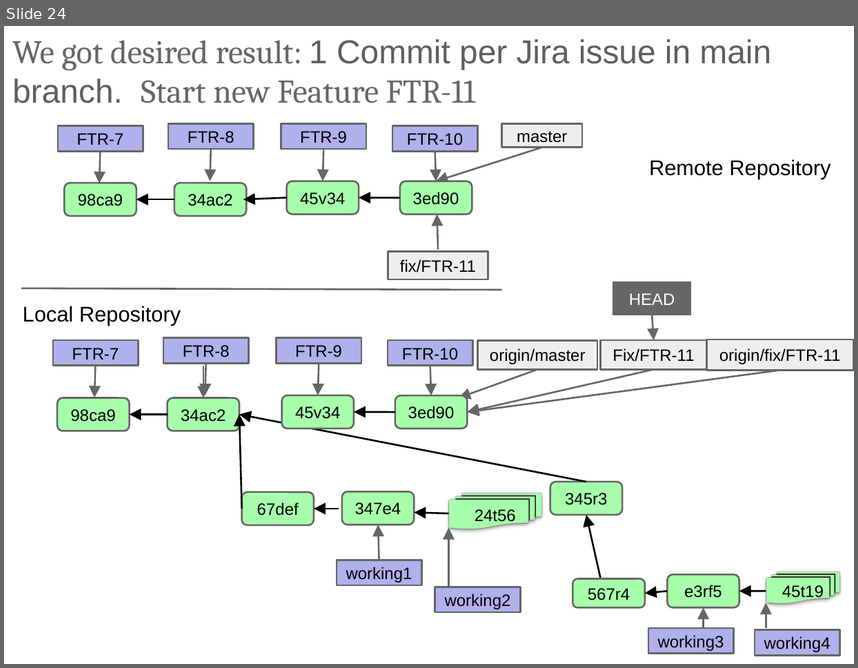
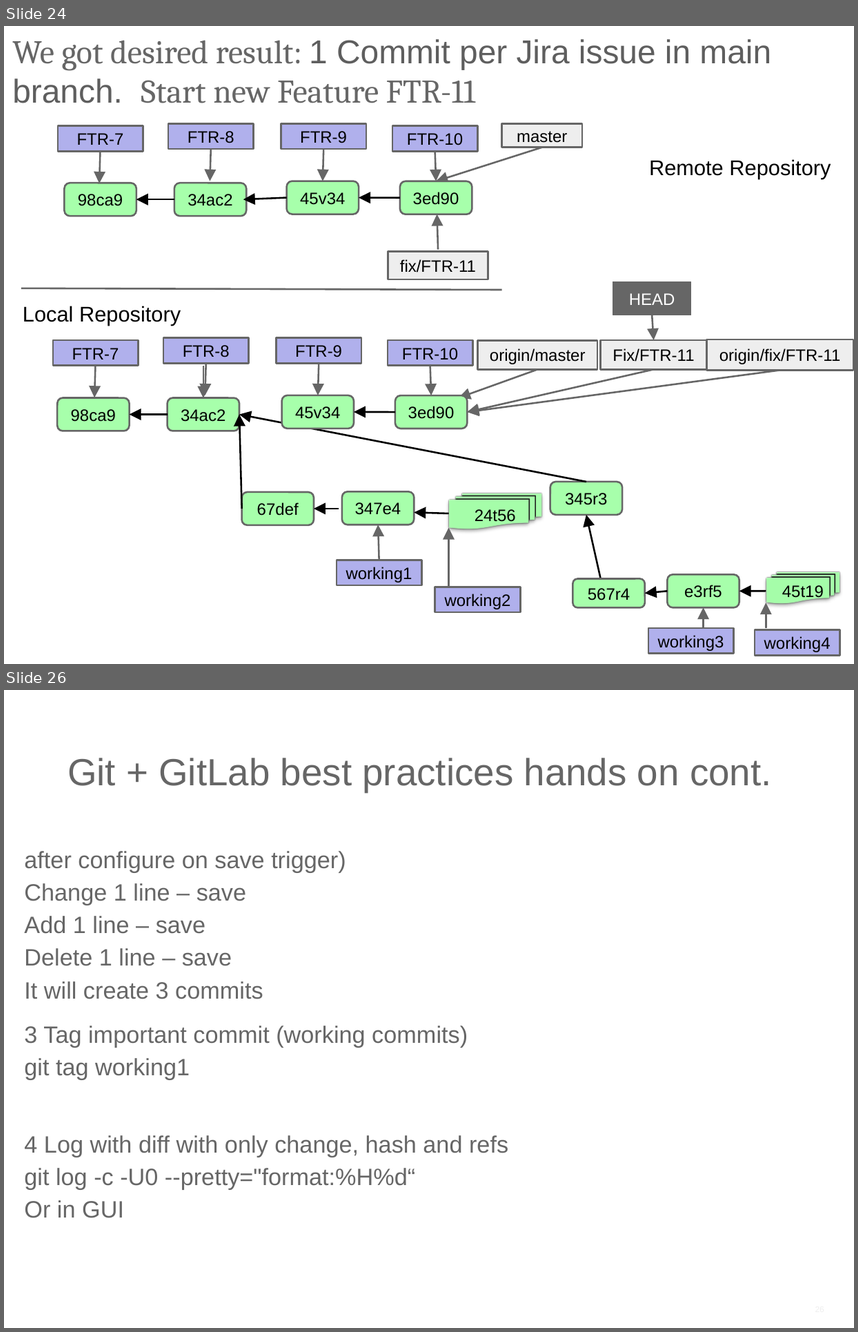
Before and after one commit to ilyaro/mysite, a slide deck: WorkStuff/Courses/Git/Git_Gitlab_Best_Practices/Git_Gitlab_BestPractices.pptx. Shown one above the other, each under a label of ours: slide 24 before the commit, slides 24 and 26 after it; the slides between them are not shown. The pictures are 858x668 and 858x1332 pixels, drawn with LibreOffice and Linux fonts; fonts in the diff are those of the drawing. Boxes give left, top, right and bottom in pixels: in the first picture for what was removed or moved away, otherwise in the second. Text is boxed around its words. In the diff, an @@ line names an element or a change of style, - is before the commit and + after.

Commit message:
Adding hands on

```diff
--- a/WorkStuff/Courses/Git/Git_Gitlab_Best_Practices/Git_Gitlab_BestPractices.pptx
+++ b/WorkStuff/Courses/Git/Git_Gitlab_Best_Practices/Git_Gitlab_BestPractices.pptx
@@ slide 26 added at (4, 690, 854, 1328), background #FFFFFF @@
@@ title added at (67, 758, 772, 792), 32 pt, text #666666 @@
+Git + GitLab best practices hands on cont.
@@ text added at (24, 851, 508, 1218), 20 pt, text #666666 @@
+after configure on save trigger)
+Change 1 line – save
+Add 1 line – save
+Delete 1 line – save
+It will create 3 commits
+3 Tag important commit (working commits)
+git tag working1
+4 Log with diff with only change, hash and refs
+git log -c -U0 --pretty="format:%H%d“
+Or in GUI
```
Also in this commit, not shown: 1 slide changed, 2 other slides added.
